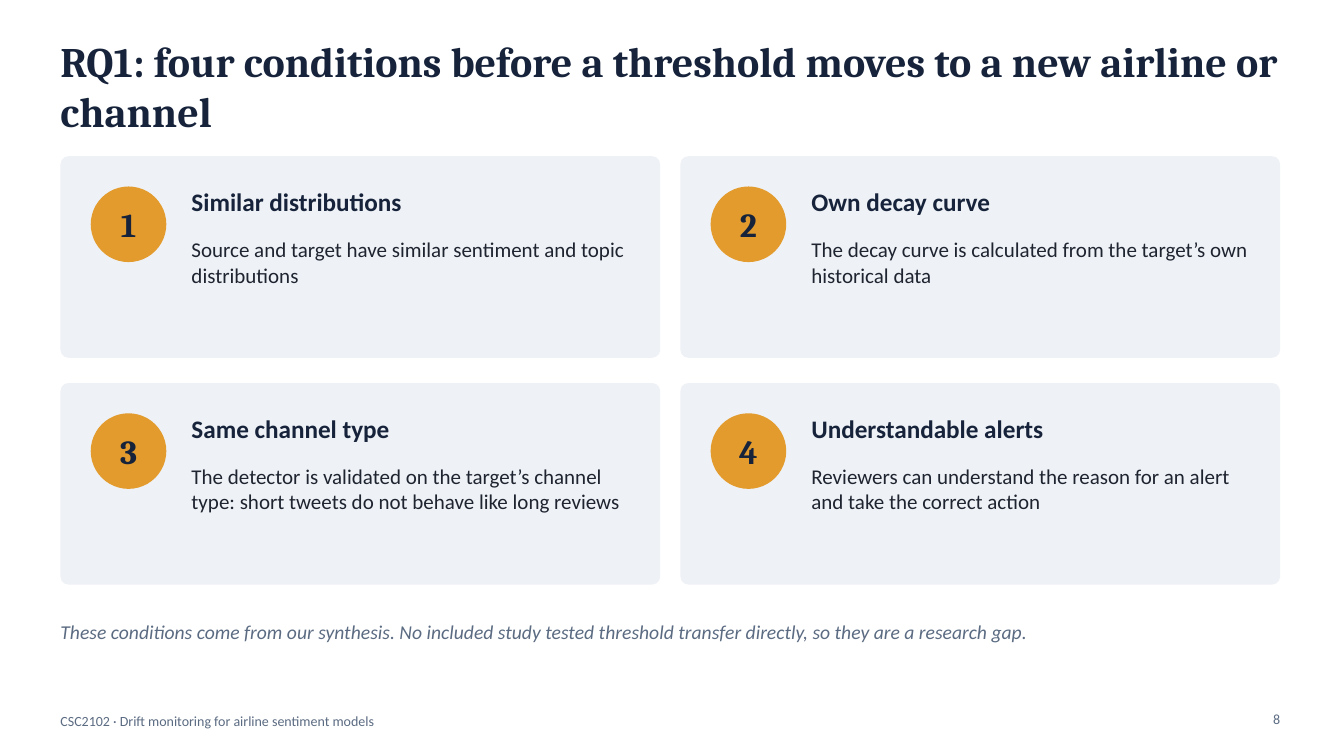
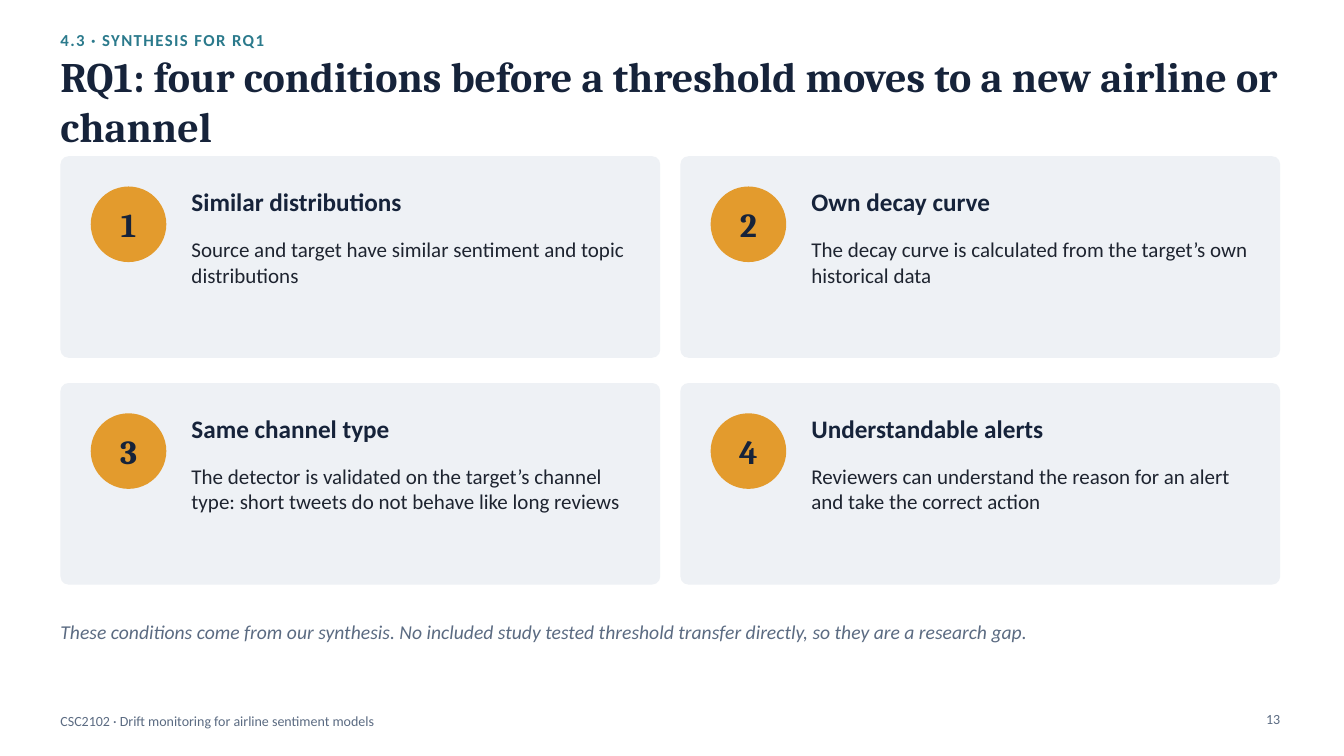
Before and after one commit to asimindxb2004-boop/csc2102-dcdm-slr, a slide deck: slide 13 of 2_Presentation/CSC2102_SLR_Presentation.pptx (slide 8 before the commit). Drawn at 1344x756 pixels with LibreOffice and Linux fonts; fonts in the diff are those of the drawing. Boxes give left, top, right and bottom in pixels: in the first picture for what was removed or moved away, otherwise in the second. Text is boxed around its words. In the diff, an @@ line names an element or a change of style, - is before the commit and + after.

```diff
--- a/2_Presentation/CSC2102_SLR_Presentation.pptx
+++ b/2_Presentation/CSC2102_SLR_Presentation.pptx
@@ text added at [60, 35, 264, 48], 12 pt, text #2B7A8C, bold @@
+4.3 · SYNTHESIS FOR RQ1
@@ title "RQ1: four conditions before a ...": place and size @@
-title "RQ1: four conditions before a ..." at [60, 47, 1277, 128]
+title "RQ1: four conditions before a ..." at [60, 62, 1277, 143]
@@ page number at [1266, 715, 1280, 724]: text changed @@
-8
+13
```
Also in this commit, not shown: 13 other slides changed, 6 slides added.
